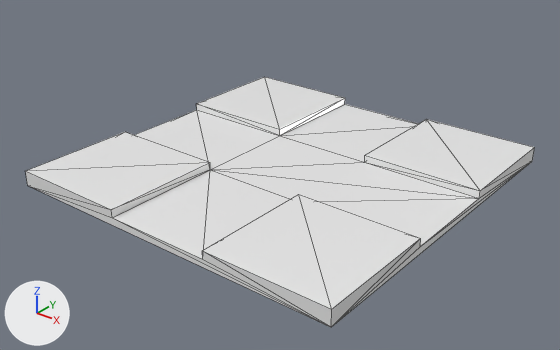
The glTF model public/bedroom/artGallery/floor-cross.glb as it was, and as the next commit left it.
Rendered twice from a camera (50 mm lens) standing at (5.53, -7.08, 4.32) and looking at (0.11, -0.3, 0.12). Every picture has the same lights, and +X, +Y and +Z are marked at lower left. The picture after the commit comes second. Mesh edges are drawn as thin lines. Vertices at exactly the same position are counted once.

Script lines for the objects in view, before the commit:
```python
me_floor_cross_2_002 = bpy.data.meshes.new('floor-cross_2.002')
me_floor_cross_2_002.from_pydata(...)  # 32 vertices, 60 faces; spans x -2.3..2.3, y -2.3..2.3, z 0.0..0.2
me_floor_cross_2_002.materials.append(mat_floor_cross_material)
ob_floor_cross = bpy.data.objects.new('floor-cross', me_floor_cross_2_002)
ob_floor_cross.location = (0.0, 0.0, 0.0)
```
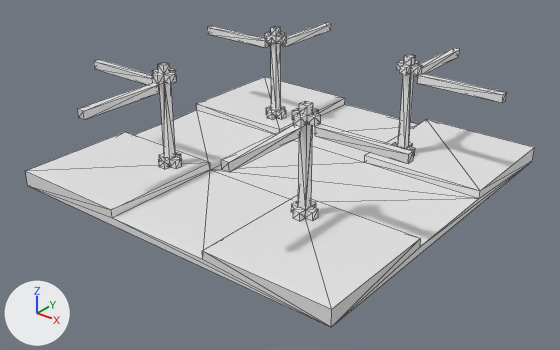
The change, as a list of edits to the scene's bpy script:
```text
Change me_floor_cross_2_002:
    where me_floor_cross_2_002.from_pydata(...)  # 32 vertices, 60 faces; spans x -2.3..2.3, y -2.3..2.3, z 0.0..0.2
    used by ob_floor_cross; location = (0.0, 0.0, 0.0)
    remove me_floor_cross_2_002.materials.append(mat_floor_cross_material)
    me_floor_cross_2_002 part 1: texture (UV) coordinates of 60 of 60 faces, centred in x -2.3..2.3, y -2.3..2.3, z 0.0..0.2, changed; they spanned u 0.0..0.99, v 0.0..0.99 and now span u 0.0..0.68, v 0.0..0.65
Add me_rope_014:
    me_rope_014.from_pydata(...)  # 104 vertices, 192 faces; spans x -2.3..2.3, y -2.3..2.3, z 0.0..0.2
Add me_post_017:
    me_post_017.from_pydata(...)  # 168 vertices, 352 faces; spans x -1.2..1.2, y -1.2..1.2, z 0.0..1.3
Add ob_rope_004:
    ob_rope_004 = bpy.data.objects.new('rope.004', me_rope_014)
    ob_rope_004.location = (0.0, 0.0, 1.2)
Add ob_post_004:
    ob_post_004 = bpy.data.objects.new('post.004', me_post_017)
    ob_post_004.location = (0.0, 0.0, 0.2)
```

Changed parts and their boxes (x1, y1, x2, y2) in the pictures (560 x 350 px):
'floor-cross', recoloured, surface changed
    both: (89, 78, 517, 255)
'rope.004', added
    after: (77, 23, 507, 172)
'post.004', added
    after: (158, 26, 416, 221)
part 1 of me_floor_cross_2_002, surface changed
    both: (140, 78, 517, 255)
